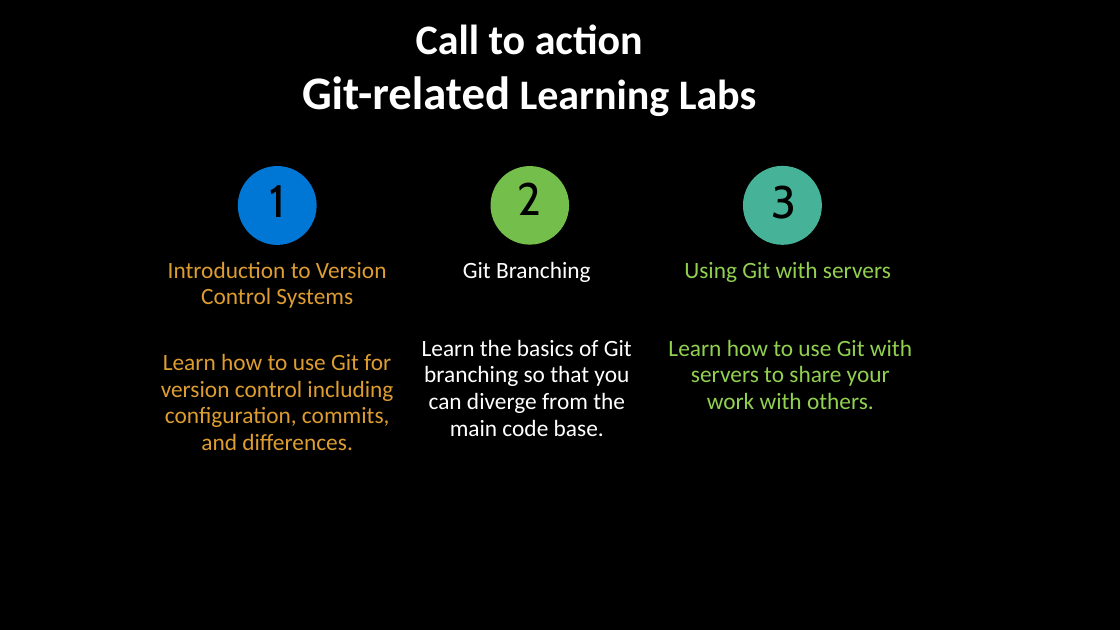
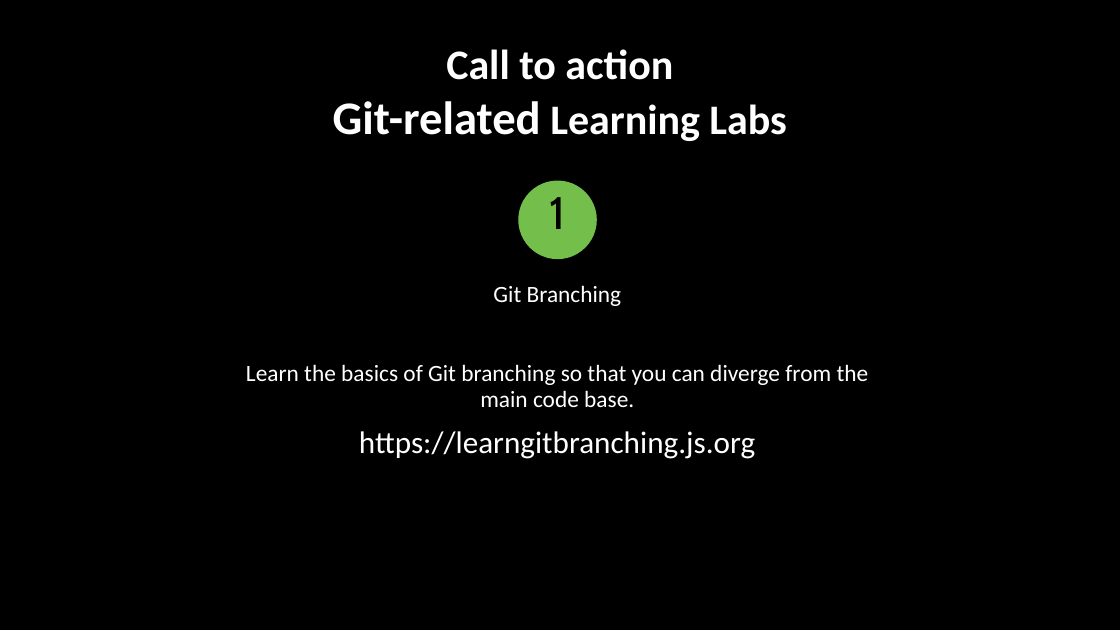
Before and after one commit to CiscoDevNet/WASTC2024-vFDW, a slide deck: slide 18 of 1-Monday/Intro-to-Git/WASTC2024-vFDW-Intro-to-Git.pptx. Drawn at 1120x630 pixels with LibreOffice and Linux fonts; fonts in the diff are those of the drawing; background and template pictures are left out. Boxes give left, top, right and bottom in pixels: in the first picture for what was removed or moved away, otherwise in the second. Text is boxed around its words. In the diff, an @@ line names an element or a change of style, - is before the commit and + after.

Commit message:
updated call to action
Several learning labs merged into one.

```diff
--- a/1-Monday/Intro-to-Git/WASTC2024-vFDW-Intro-to-Git.pptx
+++ b/1-Monday/Intro-to-Git/WASTC2024-vFDW-Intro-to-Git.pptx
@@ title "Call to action Git-related Learning ...": place and size @@
-title "Call to action Git-related Learning ..." at <box>302,24,756,116</box>
+title "Call to action Git-related Learning ..." at <box>333,49,786,141</box>
@@ ellipse removed at <box>238,166,317,245</box> @@
@@ ellipse removed at <box>744,166,823,245</box> @@
@@ ellipse: place and size @@
-ellipse at <box>491,166,570,245</box>
+ellipse at <box>518,181,597,260</box>
@@ text removed at <box>518,182,542,215</box> @@
-2
@@ text "1": place and size @@
-text "1" at <box>269,185,285,217</box>
+text "1" at <box>549,197,565,229</box>
@@ text removed at <box>771,185,796,219</box> @@
-3
@@ text removed at <box>161,261,393,450</box> @@
-Introduction to Version Control Systems
-Learn how to use Git for version control including configuration, commits, and differences.
@@ text removed at <box>668,261,912,409</box> @@
-Using Git with servers
-Learn how to use Git with servers to share your work with others.
@@ text "Git Branching": place and size @@
-text "Git Branching" at <box>422,261,632,436</box>
+text "Git Branching" at <box>246,285,869,459</box>
@@ text at <box>359,431,755,459</box>: paragraph added @@
+https://learngitbranching.js.org
```
Also in this commit, not shown: 11 slides removed, 1 other file.
